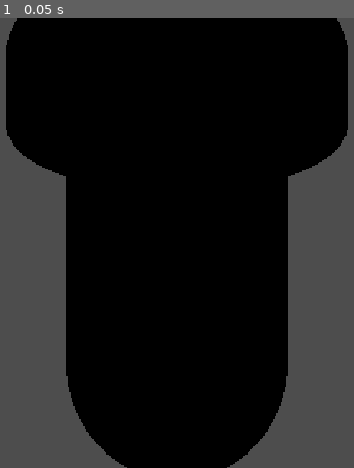
Above: before the commit, frame 1.
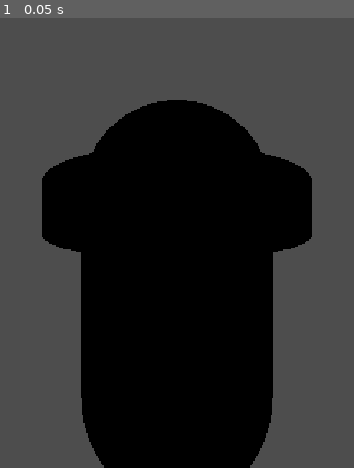
Above: after the commit, the same moment.

Repository: christiannoll/Basic3DGame
Game: Godot game, scene res://Scenes/monster.tscn
Same seed, same stepped clock (60 frames per second), same inputs: the game is played once before the commit and once after it. This scene is started directly instead of the project's main scene.
Inputs:
- Up to frame 1 (0.05 s): no input

The runs differ from the first frame. In frame 1, 31% of the frame differs, in the area x 1-99%, y 0-100%.
Error in both runs: Invalid operands 'Vector3' and 'float' in operator '-'. (res://Scripts/monster.gd:15)

Commit message:
Changed camera position

Diff:
--- a/Scenes/monster.tscn
+++ b/Scenes/monster.tscn
@@ -24,4 +24,4 @@
 [node name="NavigationAgent3D" type="NavigationAgent3D" parent="." unique_id=1549117780]
 
 [node name="Camera3D" type="Camera3D" parent="." unique_id=2038913180]
-transform = Transform3D(-1, 0, -8.742278e-08, 0, 1, 0, 8.742278e-08, 0, -1, 0, 0, -1.4102762)
+transform = Transform3D(-1, 0, -8.742278e-08, 0, 1, 0, 8.742278e-08, 0, -1, 0, 0.2694925, -1.6122229)
